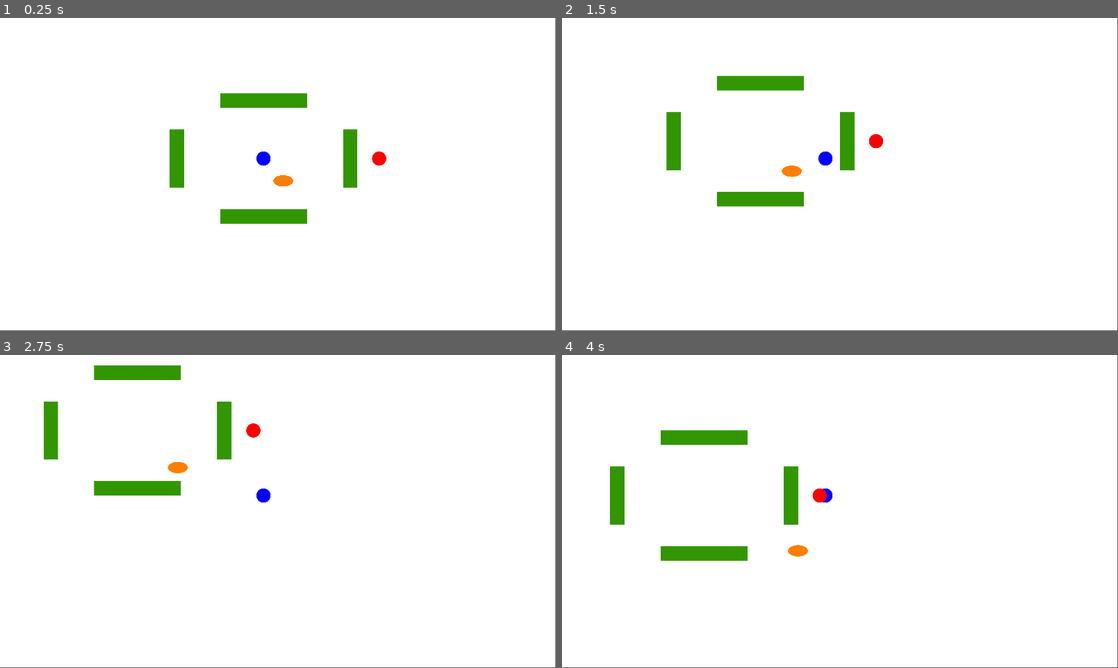
Above: before the commit, frames 1-4 (two rows, left to right).
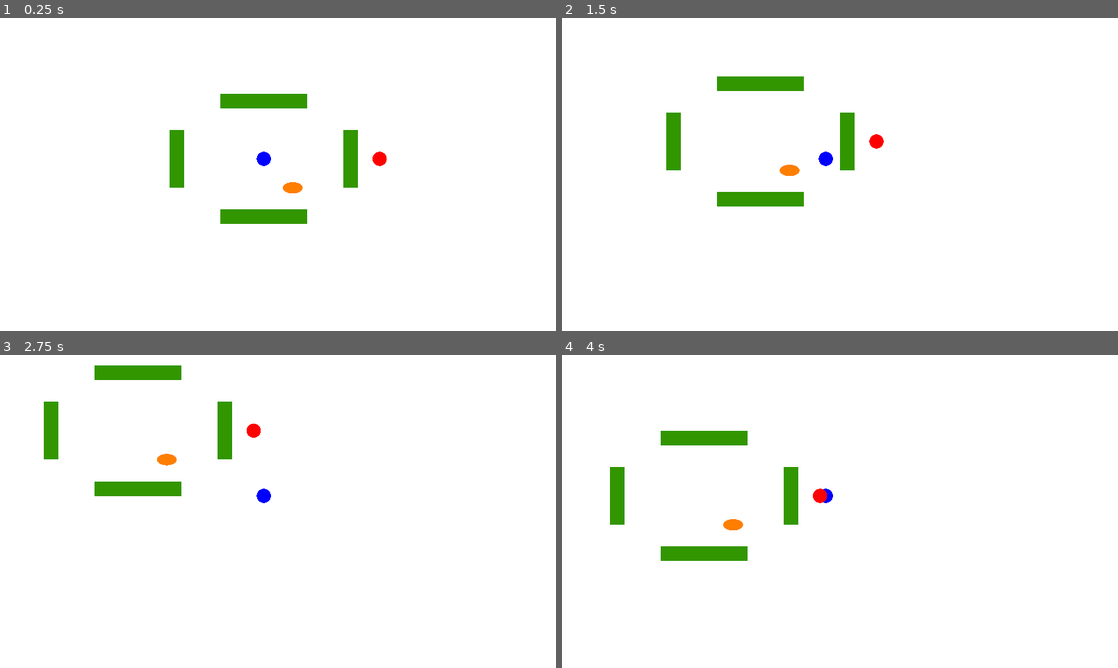
Above: after the commit, the same moments.

Repository: pt50hgm/DogMaze
Game: Godot game, scene res://Scenes/Game Scenes/Main.tscn
Two runs of this game, one before a commit and one after it. Both use one fixed random seed, a clock stepped at 60 frames per second and the inputs below.
Inputs (mouse positions are in pixels of both pictures, inside the frame that each line leads up to):
- Up to frame 1 (0.25 s): no input
- Up to frame 2 (1.5 s): move the mouse to (962, 158) at 0.52 s; hold Right (right) 0.53-1.28 s; move the mouse to (728, 190) at 1.27 s; hold Down (down) from 1.28 s (still down)
- Up to frame 3 (2.75 s): move the mouse to (333, 442) at 2.02 s; release Down (down) at 2.03 s; hold Right (right) from 2.03 s (still down)
- Up to frame 4 (4 s): move the mouse to (812, 574) at 2.77 s; release Right (right) at 2.78 s; hold W (up) 2.78-3.53 s; move the mouse to (1006, 558) at 3.52 s; hold A (left) from 3.53 s (still down)
In our replay, the window is 799x449 before the commit and 800x450 after it. These sizes can differ from the game's own. Grey fills any space a smaller window leaves; there, only what the larger window draws over its background counts as a difference.

The runs differ from the first frame. In frame 1, 0.4% of the frame differs, in the area x 30-70%, y 24-66%; in frame 2, 0.2%; in frame 3, 0.4%; in frame 4, 0.4%.

Commit message:
Pixel Shader
-Added shader and viewport in "Pixelated.tscn"

Diff:
--- a/Scenes/Game Scenes/Main.tscn
+++ b/Scenes/Game Scenes/Main.tscn
@@ -7,10 +7,8 @@
 [ext_resource path="res://Scenes/Objects/Mimic.tscn" type="PackedScene" id=5]
 [ext_resource path="res://Scripts/NavPoly.gd" type="Script" id=6]
 
-[sub_resource type="NavigationPolygon" id=1]
-vertices = PoolVector2Array( 190, 265, 235, 140, 365, 140, 1000, 1000, 190, 135, 1000, -1000, 365, -140, 190, -135, 190, -265, 235, -140, -190, -135, -235, 140, -235, -140, -190, 135, -190, 265, -190, -265, -1000, 1000, -1000, -1000, -365, -140, -365, 140 )
-polygons = [ PoolIntArray( 0, 1, 2, 3 ), PoolIntArray( 1, 0, 4 ), PoolIntArray( 5, 3, 2, 6 ), PoolIntArray( 7, 8, 9, 1 ), PoolIntArray( 7, 1, 4, 10 ), PoolIntArray( 11, 12, 13, 14 ), PoolIntArray( 10, 4, 13, 12 ), PoolIntArray( 15, 10, 12 ), PoolIntArray( 0, 3, 16, 14 ), PoolIntArray( 6, 9, 8, 5 ), PoolIntArray( 17, 5, 8, 15 ), PoolIntArray( 15, 12, 18, 17 ), PoolIntArray( 16, 17, 18, 19 ), PoolIntArray( 14, 16, 19, 11 ) ]
-outlines = [ PoolVector2Array( -1000, -1000, 1000, -1000, 1000, 1000, -1000, 1000 ), PoolVector2Array( -365, -140, -235, -140, -235, 140, -365, 140 ), PoolVector2Array( 235, -140, 365, -140, 365, 140, 235, 140 ), PoolVector2Array( -190, -265, 190, -265, 190, -135, -190, -135 ), PoolVector2Array( -190, 135, 190, 135, 190, 265, -190, 265 ) ]
+[sub_resource type="NavigationPolygon" id=4]
+outlines = [ PoolVector2Array( -1000, -1000, -1000, 1000, 1000, 1000, 1000, -1000 ), PoolVector2Array( -240, -265, -110, -265, -110, 15, -240, 15 ), PoolVector2Array( 235, -140, 365, -140, 365, 140, 235, 140 ), PoolVector2Array( -190, -265, 190, -265, 190, -135, -190, -135 ), PoolVector2Array( -190, 135, 190, 135, 190, 265, -190, 265 ) ]
 
 [node name="Main" type="Node2D"]
 
@@ -27,7 +25,7 @@
 texture = ExtResource( 1 )
 
 [node name="NavPoly" type="NavigationPolygonInstance" parent="Maze"]
-navpoly = SubResource( 1 )
+navpoly = SubResource( 4 )
 script = ExtResource( 6 )
 
 [node name="Obstacle Manager" type="YSort" parent="Maze/NavPoly"]
@@ -61,9 +59,3 @@
 
 [node name="Mimic" parent="Mimic Manager" instance=ExtResource( 5 )]
 position = Vector2( 400, 0 )
-
-[node name="TextureRect" type="TextureRect" parent="."]
-visible = false
-margin_right = 40.0
-margin_bottom = 40.0
-texture = ExtResource( 1 )
--- /dev/null
+++ b/Scenes/Game Scenes/Pixelated.tscn
@@ -0,0 +1,47 @@
+[gd_scene load_steps=6 format=2]
+
+[ext_resource path="res://Scenes/Game Scenes/Main.tscn" type="PackedScene" id=1]
+[ext_resource path="res://Scripts/TextureRect.gd" type="Script" id=2]
+
+[sub_resource type="Shader" id=2]
+code = "shader_type canvas_item;
+
+uniform int amount = 120;
+
+void fragment()
+{
+	vec2 grid_uv = round(UV * float(amount)) / float(amount);
+
+	vec4 text = texture(TEXTURE, grid_uv);
+
+	COLOR = text;
+}"
+
+[sub_resource type="ShaderMaterial" id=3]
+shader = SubResource( 2 )
+shader_param/amount = 120
+
+[sub_resource type="ViewportTexture" id=1]
+
+[node name="Main" type="Node2D"]
+
+[node name="ViewportContainer" type="ViewportContainer" parent="."]
+margin_right = 1920.0
+margin_bottom = 1080.0
+
+[node name="Viewport" type="Viewport" parent="ViewportContainer"]
+size = Vector2( 1920, 1080 )
+handle_input_locally = false
+render_target_update_mode = 3
+
+[node name="Main" parent="ViewportContainer/Viewport" instance=ExtResource( 1 )]
+position = Vector2( 960, 540 )
+
+[node name="TextureRect" type="TextureRect" parent="."]
+material = SubResource( 3 )
+margin_top = 1080.0
+margin_right = 1920.0
+margin_bottom = 2160.0
+rect_scale = Vector2( 1, -1 )
+texture = SubResource( 1 )
+script = ExtResource( 2 )
--- /dev/null
+++ b/Scripts/TextureRect.gd
@@ -0,0 +1,18 @@
+extends TextureRect
+
+
+# Declare member variables here. Examples:
+# var a = 2
+# var b = "text"
+
+
+# Called when the node enters the scene tree for the first time.
+func _ready():
+	pass # Replace with function body.
+
+
+# Called every frame. 'delta' is the elapsed time since the previous frame.
+func _process(delta):
+	var viewport : Viewport = get_node("/root/Main/ViewportContainer/Viewport")
+	var vTexture = viewport.get_texture()
+	texture = vTexture
--- a/project.godot
+++ b/project.godot
@@ -21,6 +21,8 @@
 window/size/resizable=false
 window/size/test_width=1920
 window/size/test_height=1080
+window/stretch/mode="2d"
+window/stretch/aspect="keep"
 
 [gui]
 
